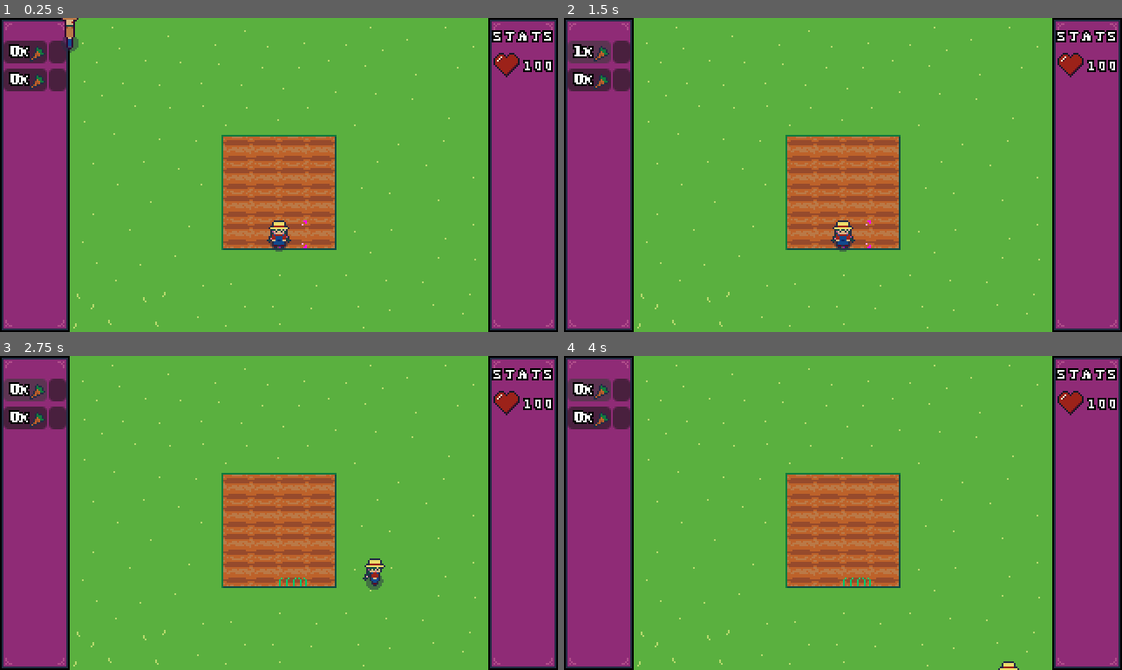
Above: before the commit, frames 1-4 (two rows, left to right).
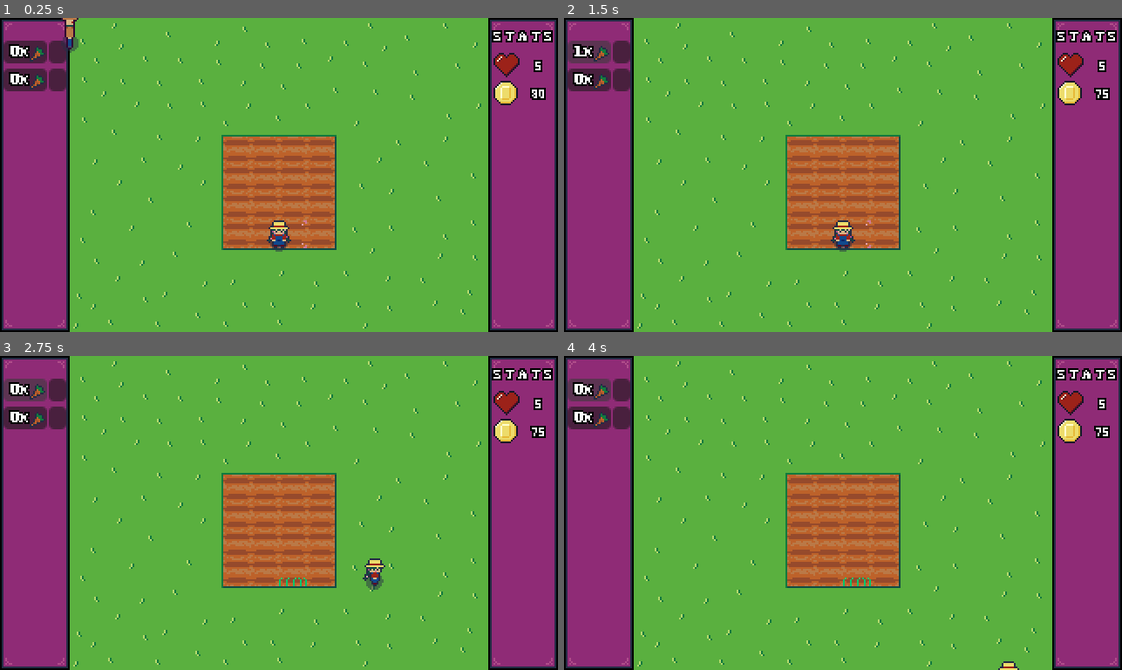
Above: after the commit, the same moments.

Repository: ghoulBlade3/harvest_bounty
Game: Godot game, scene res://main.tscn
Two runs of this game, one before a commit and one after it. Both use one fixed random seed, a clock stepped at 60 frames per second and the inputs below.
Inputs (mouse positions are in pixels of both pictures, inside the frame that each line leads up to):
- Up to frame 1 (0.25 s): no input
- Up to frame 2 (1.5 s): click (619, 52) at 0.52 s; click (591, 52) at 1.27 s
- Up to frame 3 (2.75 s): tap Enter at 2 s; hold D (move_right) from 2.03 s (still down); tap E (interact) at 2.1 s
- Up to frame 4 (4 s): release D (move_right) at 2.78 s; hold S (move_down) 2.78-3.53 s; tap E (interact) at 2.85, 3.8 s; hold D (move_right) from 3.53 s (still down); tap R (water) at 3.6 s

The runs differ from the first frame. In frame 1, 1.4% of the frame differs, in the area x 13-100%, y 1-99%; in frame 2, 1.4%; in frame 3, 1.4%; in frame 4, 1.4%.
Error before the commit: Invalid call. Nonexistent function 'update_text' in base 'RichTextLabel'. (res://scripts/farmland.gd:58)

Commit message:
added_stats

Diff:
--- a/main.tscn
+++ b/main.tscn
@@ -12,7 +12,10 @@
 [ext_resource type="Texture2D" uid="uid://b23lps3fygynn" path="res://textures/enemy/bounty-hunter.png" id="10_4c57u"]
 [ext_resource type="FontFile" uid="uid://btuwvdh4n3pm6" path="res://textures/fonts/PixelSerif_16px_v02.ttf" id="10_dg77c"]
 [ext_resource type="Script" uid="uid://pkut6cev4m04" path="res://enemy_bounty_hunter.gd" id="10_efxa6"]
-[ext_resource type="Texture2D" uid="uid://bjafpjcq12yqy" path="res://textures/ui/health.png" id="11_ycdy4"]
+[ext_resource type="Script" uid="uid://yotoiv5m2jj0" path="res://stats_holder.gd" id="11_2cqfq"]
+[ext_resource type="PackedScene" uid="uid://bvnbmxyd6w1l5" path="res://scenes/stat.tscn" id="11_ycdy4"]
+[ext_resource type="Texture2D" uid="uid://bjafpjcq12yqy" path="res://textures/ui/health.png" id="12_vivmo"]
+[ext_resource type="Texture2D" uid="uid://bo8h3dtxfhgwk" path="res://textures/ui/money.png" id="12_w48qg"]
 
 [sub_resource type="TileSetScenesCollectionSource" id="TileSetScenesCollectionSource_1bvp3"]
 scenes/1/scene = ExtResource("4_1bvp3")
@@ -400,13 +403,12 @@
 offset_bottom = 42.0
 kPlantName = "torrac"
 
-[node name="stats_heading" type="RichTextLabel" parent="camera/button_holder" unique_id=850482350]
+[node name="stats_heading" type="RichTextLabel" parent="camera" unique_id=850482350]
 texture_filter = 1
-layout_mode = 0
-offset_left = 282.0
-offset_top = 2.0
-offset_right = 319.0
-offset_bottom = 21.0
+offset_left = 122.0
+offset_top = -88.0
+offset_right = 159.0
+offset_bottom = -69.0
 mouse_filter = 2
 theme_override_constants/outline_size = 4
 theme_override_fonts/normal_font = ExtResource("10_dg77c")
@@ -416,23 +418,16 @@
 horizontal_alignment = 1
 vertical_alignment = 1
 
-[node name="health_icon" type="Sprite2D" parent="camera/button_holder" unique_id=642497649]
-position = Vector2(291, 26)
-texture = ExtResource("11_ycdy4")
-
-[node name="health_text" type="RichTextLabel" parent="camera/button_holder/health_icon" unique_id=1929579181]
-texture_filter = 1
-offset_top = -7.0
-offset_right = 37.0
-offset_bottom = 12.0
-mouse_filter = 2
-theme_override_constants/outline_size = 4
-theme_override_fonts/normal_font = ExtResource("10_dg77c")
-theme_override_font_sizes/normal_font_size = 9
-text = "1 0 0
-"
-horizontal_alignment = 1
-vertical_alignment = 1
+[node name="stats_holder" type="Node2D" parent="camera" unique_id=2016569744]
+script = ExtResource("11_2cqfq")
+
+[node name="health_icon" parent="camera/stats_holder" unique_id=279278933 instance=ExtResource("11_ycdy4")]
+position = Vector2(131, -64)
+newTexture = ExtResource("12_vivmo")
+
+[node name="money_icon" parent="camera/stats_holder" unique_id=2051514240 instance=ExtResource("11_ycdy4")]
+position = Vector2(131, -48)
+newTexture = ExtResource("12_w48qg")
 
 [node name="enemy_bounty_hunter" type="CharacterBody2D" parent="." unique_id=1028105119]
 position = Vector2(-113, -72)
@@ -452,33 +447,33 @@
 
 [connection signal="area_entered" from="game_objects/farmland" to="game_objects/farmland" method="_on_area_entered"]
 [connection signal="area_exited" from="game_objects/farmland" to="game_objects/farmland" method="_on_area_exited"]
-[connection signal="area_entered" from="game_objects/@Area2D@19091" to="game_objects/@Area2D@19091" method="_on_area_entered"]
-[connection signal="area_exited" from="game_objects/@Area2D@19091" to="game_objects/@Area2D@19091" method="_on_area_exited"]
-[connection signal="area_entered" from="game_objects/@Area2D@19092" to="game_objects/@Area2D@19092" method="_on_area_entered"]
-[connection signal="area_exited" from="game_objects/@Area2D@19092" to="game_objects/@Area2D@19092" method="_on_area_exited"]
-[connection signal="area_entered" from="game_objects/@Area2D@19093" to="game_objects/@Area2D@19093" method="_on_area_entered"]
-[connection signal="area_exited" from="game_objects/@Area2D@19093" to="game_objects/@Area2D@19093" method="_on_area_exited"]
-[connection signal="area_entered" from="game_objects/@Area2D@19094" to="game_objects/@Area2D@19094" method="_on_area_entered"]
-[connection signal="area_exited" from="game_objects/@Area2D@19094" to="game_objects/@Area2D@19094" method="_on_area_exited"]
-[connection signal="area_entered" from="game_objects/@Area2D@19095" to="game_objects/@Area2D@19095" method="_on_area_entered"]
-[connection signal="area_exited" from="game_objects/@Area2D@19095" to="game_objects/@Area2D@19095" method="_on_area_exited"]
-[connection signal="area_entered" from="game_objects/@Area2D@19096" to="game_objects/@Area2D@19096" method="_on_area_entered"]
-[connection signal="area_exited" from="game_objects/@Area2D@19096" to="game_objects/@Area2D@19096" method="_on_area_exited"]
-[connection signal="area_entered" from="game_objects/@Area2D@19097" to="game_objects/@Area2D@19097" method="_on_area_entered"]
-[connection signal="area_exited" from="game_objects/@Area2D@19097" to="game_objects/@Area2D@19097" method="_on_area_exited"]
-[connection signal="area_entered" from="game_objects/@Area2D@19098" to="game_objects/@Area2D@19098" method="_on_area_entered"]
-[connection signal="area_exited" from="game_objects/@Area2D@19098" to="game_objects/@Area2D@19098" method="_on_area_exited"]
-[connection signal="area_entered" from="game_objects/@Area2D@19099" to="game_objects/@Area2D@19099" method="_on_area_entered"]
-[connection signal="area_exited" from="game_objects/@Area2D@19099" to="game_objects/@Area2D@19099" method="_on_area_exited"]
-[connection signal="area_entered" from="game_objects/@Area2D@19100" to="game_objects/@Area2D@19100" method="_on_area_entered"]
-[connection signal="area_exited" from="game_objects/@Area2D@19100" to="game_objects/@Area2D@19100" method="_on_area_exited"]
-[connection signal="area_entered" from="game_objects/@Area2D@19101" to="game_objects/@Area2D@19101" method="_on_area_entered"]
-[connection signal="area_exited" from="game_objects/@Area2D@19101" to="game_objects/@Area2D@19101" method="_on_area_exited"]
-[connection signal="area_entered" from="game_objects/@Area2D@19102" to="game_objects/@Area2D@19102" method="_on_area_entered"]
-[connection signal="area_exited" from="game_objects/@Area2D@19102" to="game_objects/@Area2D@19102" method="_on_area_exited"]
-[connection signal="area_entered" from="game_objects/@Area2D@19103" to="game_objects/@Area2D@19103" method="_on_area_entered"]
-[connection signal="area_exited" from="game_objects/@Area2D@19103" to="game_objects/@Area2D@19103" method="_on_area_exited"]
-[connection signal="area_entered" from="game_objects/@Area2D@19104" to="game_objects/@Area2D@19104" method="_on_area_entered"]
-[connection signal="area_exited" from="game_objects/@Area2D@19104" to="game_objects/@Area2D@19104" method="_on_area_exited"]
-[connection signal="area_entered" from="game_objects/@Area2D@19105" to="game_objects/@Area2D@19105" method="_on_area_entered"]
-[connection signal="area_exited" from="game_objects/@Area2D@19105" to="game_objects/@Area2D@19105" method="_on_area_exited"]
+[connection signal="area_entered" from="game_objects/@Area2D@85109" to="game_objects/@Area2D@85109" method="_on_area_entered"]
+[connection signal="area_exited" from="game_objects/@Area2D@85109" to="game_objects/@Area2D@85109" method="_on_area_exited"]
+[connection signal="area_entered" from="game_objects/@Area2D@85110" to="game_objects/@Area2D@85110" method="_on_area_entered"]
+[connection signal="area_exited" from="game_objects/@Area2D@85110" to="game_objects/@Area2D@85110" method="_on_area_exited"]
+[connection signal="area_entered" from="game_objects/@Area2D@85111" to="game_objects/@Area2D@85111" method="_on_area_entered"]
+[connection signal="area_exited" from="game_objects/@Area2D@85111" to="game_objects/@Area2D@85111" method="_on_area_exited"]
+[connection signal="area_entered" from="game_objects/@Area2D@85112" to="game_objects/@Area2D@85112" method="_on_area_entered"]
+[connection signal="area_exited" from="game_objects/@Area2D@85112" to="game_objects/@Area2D@85112" method="_on_area_exited"]
+[connection signal="area_entered" from="game_objects/@Area2D@85113" to="game_objects/@Area2D@85113" method="_on_area_entered"]
+[connection signal="area_exited" from="game_objects/@Area2D@85113" to="game_objects/@Area2D@85113" method="_on_area_exited"]
+[connection signal="area_entered" from="game_objects/@Area2D@85114" to="game_objects/@Area2D@85114" method="_on_area_entered"]
+[connection signal="area_exited" from="game_objects/@Area2D@85114" to="game_objects/@Area2D@85114" method="_on_area_exited"]
+[connection signal="area_entered" from="game_objects/@Area2D@85115" to="game_objects/@Area2D@85115" method="_on_area_entered"]
+[connection signal="area_exited" from="game_objects/@Area2D@85115" to="game_objects/@Area2D@85115" method="_on_area_exited"]
+[connection signal="area_entered" from="game_objects/@Area2D@85116" to="game_objects/@Area2D@85116" method="_on_area_entered"]
+[connection signal="area_exited" from="game_objects/@Area2D@85116" to="game_objects/@Area2D@85116" method="_on_area_exited"]
+[connection signal="area_entered" from="game_objects/@Area2D@85117" to="game_objects/@Area2D@85117" method="_on_area_entered"]
+[connection signal="area_exited" from="game_objects/@Area2D@85117" to="game_objects/@Area2D@85117" method="_on_area_exited"]
+[connection signal="area_entered" from="game_objects/@Area2D@85118" to="game_objects/@Area2D@85118" method="_on_area_entered"]
+[connection signal="area_exited" from="game_objects/@Area2D@85118" to="game_objects/@Area2D@85118" method="_on_area_exited"]
+[connection signal="area_entered" from="game_objects/@Area2D@85119" to="game_objects/@Area2D@85119" method="_on_area_entered"]
+[connection signal="area_exited" from="game_objects/@Area2D@85119" to="game_objects/@Area2D@85119" method="_on_area_exited"]
+[connection signal="area_entered" from="game_objects/@Area2D@85120" to="game_objects/@Area2D@85120" method="_on_area_entered"]
+[connection signal="area_exited" from="game_objects/@Area2D@85120" to="game_objects/@Area2D@85120" method="_on_area_exited"]
+[connection signal="area_entered" from="game_objects/@Area2D@85121" to="game_objects/@Area2D@85121" method="_on_area_entered"]
+[connection signal="area_exited" from="game_objects/@Area2D@85121" to="game_objects/@Area2D@85121" method="_on_area_exited"]
+[connection signal="area_entered" from="game_objects/@Area2D@85122" to="game_objects/@Area2D@85122" method="_on_area_entered"]
+[connection signal="area_exited" from="game_objects/@Area2D@85122" to="game_objects/@Area2D@85122" method="_on_area_exited"]
+[connection signal="area_entered" from="game_objects/@Area2D@85123" to="game_objects/@Area2D@85123" method="_on_area_entered"]
+[connection signal="area_exited" from="game_objects/@Area2D@85123" to="game_objects/@Area2D@85123" method="_on_area_exited"]
--- /dev/null
+++ b/scenes/stat.tscn
@@ -0,0 +1,22 @@
+[gd_scene format=3 uid="uid://bvnbmxyd6w1l5"]
+
+[ext_resource type="Script" uid="uid://c3wdxu3iomjt" path="res://scripts/stat.gd" id="2_mdebr"]
+[ext_resource type="FontFile" uid="uid://btuwvdh4n3pm6" path="res://textures/fonts/PixelSerif_16px_v02.ttf" id="2_ontth"]
+
+[node name="icon" type="Sprite2D" unique_id=279278933]
+script = ExtResource("2_mdebr")
+
+[node name="text" type="RichTextLabel" parent="." unique_id=563785864]
+texture_filter = 1
+offset_top = -7.0
+offset_right = 37.0
+offset_bottom = 12.0
+mouse_filter = 2
+theme_override_constants/outline_size = 4
+theme_override_fonts/normal_font = ExtResource("2_ontth")
+theme_override_font_sizes/normal_font_size = 9
+text = "1 0 0
+"
+horizontal_alignment = 1
+vertical_alignment = 1
+metadata/_edit_use_anchors_ = true
--- a/scripts/button_menu.gd
+++ b/scripts/button_menu.gd
@@ -7,8 +7,14 @@
 @onready var player: CharacterBody2D = $"../../../player"
 @onready var icon: Sprite2D = $icon
 @export var kPlantName: String = ""
+@onready var button_holder: Control = $".."
+@onready var stats_holder: Node2D = $"../../stats_holder"
 
 var plantID = null
+var costs = {
+	"carrot": 5,
+	"torrac": 2
+}
 
 
 func _ready() -> void:
@@ -20,9 +26,15 @@
 
 func update_text():
 	text.text = str(player.inventory[plantID]) + 'x'
+	stats_holder.update_stat("money")
 
 # PLAYER BUYS THING IF THEY HAVE MONEY
 func buy_function():
+	# RETURN INSTANTLY IF PLAYER DOSENT HAVE ENOUGH MONEY
+	if player.money - costs[kPlantName] < 0:
+		return
+
+	player.money -= costs[kPlantName]
 	player.inventory[plantID] += 1
 	update_text()
 
--- a/scripts/farmland.gd
+++ b/scripts/farmland.gd
@@ -21,6 +21,7 @@
 
 var oldPlayerAnimation: StringName
 var oldPlayerSpeed: float
+
 
 
 func _ready() -> void:
@@ -55,7 +56,8 @@
 				farmland_plant.texture = load("res://textures/blocks/" + crop + "_stage_0.png")
 				player.inventory[player.selectedItem] -= 1
 				for button in button_holder.get_children():
-					button.update_text()
+					if button.has_method("update_text"):
+						button.update_text()
 
 				# UNSELECT THE ITEM IF THE PLAYER RAN OUT
 				if (player.inventory[player.selectedItem] <= 0):
--- a/scripts/player_main.gd
+++ b/scripts/player_main.gd
@@ -6,6 +6,7 @@
 const kSpeed: float = 4800.0
 var speed: float = kSpeed
 var health: int = 5
+var money: int = 80
 var canInteract: bool = true
 
 var selectedItem: int = -1
--- /dev/null
+++ b/scripts/stat.gd
@@ -0,0 +1,11 @@
+extends Sprite2D
+@onready var text: RichTextLabel = $text
+@onready var player: player1 = $"../../../player"
+
+@export var newTexture: Texture2D
+var texturePath = null
+
+func _ready() -> void:
+	texture = newTexture
+	texturePath = texture.resource_path
+	return
--- /dev/null
+++ b/stats_holder.gd
@@ -0,0 +1,24 @@
+extends Node2D
+@onready var player: player1 = $"../../player"
+
+
+func _ready() -> void:
+	# SET ALL STATS AT THE START OF THE GAME
+	update_stat("health")
+	update_stat("money")
+
+
+func update_stat(stat: String) -> void:
+
+
+	for statBar in get_children():
+		if statBar.texturePath == ("res://textures/ui/" + stat + ".png"):
+
+			match stat:
+				"health":
+					statBar.get_child(0).text = str(player.health)
+					return
+				"money":
+					statBar.get_child(0).text = str(player.money)
+					return
+	return
Not shown, added: scripts/stat.gd.uid
Not shown, added: stats_holder.gd.uid
Binary file changed: textures/blocks/env.png
Binary file changed: textures/blocks/selection_overlay.png
Binary file added: textures/ui/money.png
Not shown, added: textures/ui/money.png.import
Not shown, changed: textures/blocks/env.png.kra
Not shown, changed: textures/blocks/env.png.kra~
Not shown, changed: textures/blocks/env.png~
Not shown, removed: textures/blocks/farmland_dry.png~
Not shown, removed: textures/blocks/farmland_wet.png~
Not shown, added: textures/ui/money.png.kra
(and 1 more such lines)
